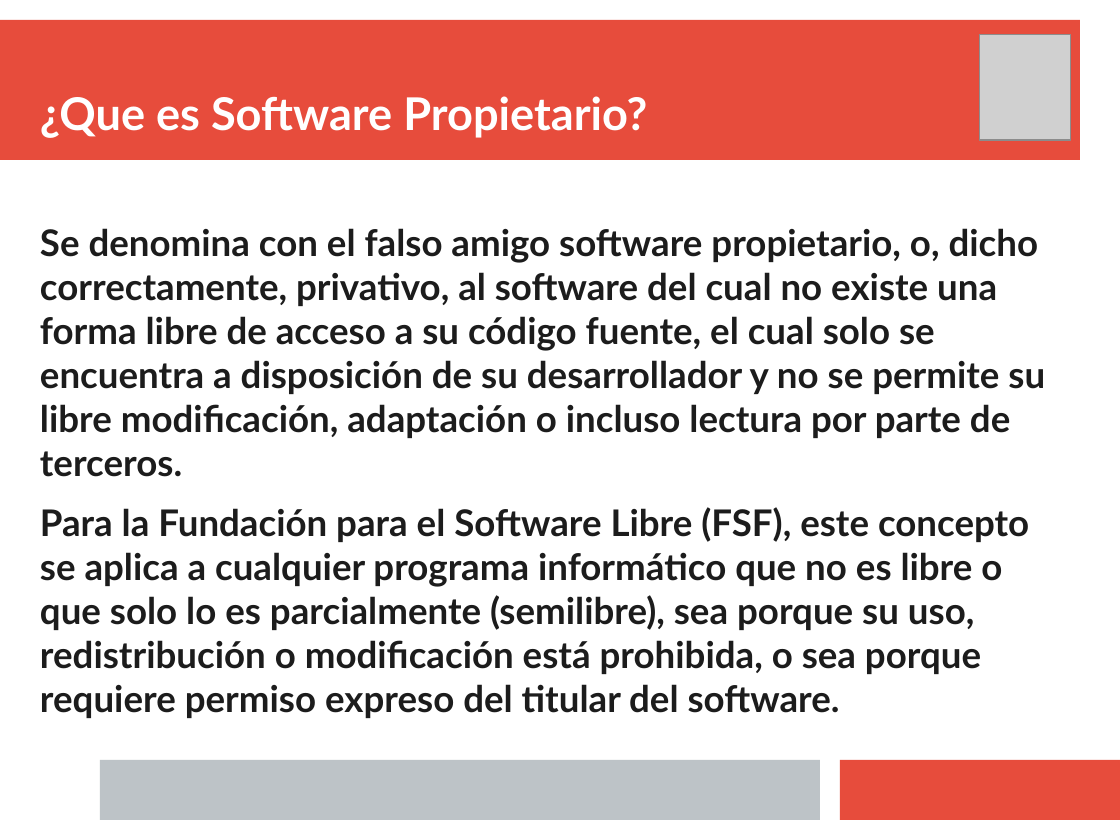
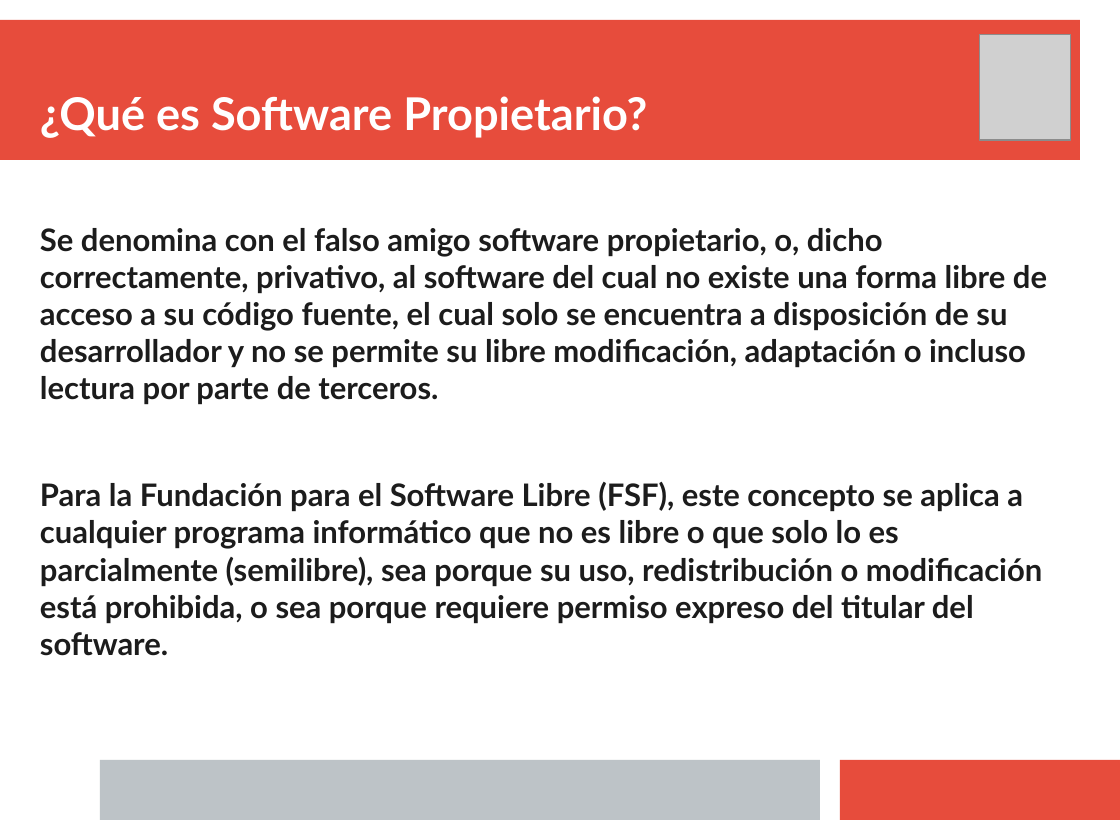
Before and after one commit to gacsnic/exposicion-software-libre, a slide deck: slide 4 of sotfwarelibre.pptx (slide 3 before the commit). Drawn at 1120x840 pixels with LibreOffice and Linux fonts; fonts in the diff are those of the drawing; grey boxes stand for pictures. Boxes give left, top, right and bottom in pixels: in the first picture for what was removed or moved away, otherwise in the second. Text is boxed around its words. In the diff, an @@ line names an element or a change of style, - is before the commit and + after.

Commit message:
Se agrega tema ¿Qué es el codigo fuente? y se corrigen ortografias

```diff
--- a/sotfwarelibre.pptx
+++ b/sotfwarelibre.pptx
@@ text at bbox=[40, 96, 647, 138]: text changed @@
-¿Que es Software Propietario?
+¿Qué es Software Propietario?
@@ text "Se denomina con el falso ..." at bbox=[40, 228, 1047, 656]: size 26 to 22 pt @@
```
Also in this commit, not shown: 6 other slides changed, 1 slide added, 3 other files.
